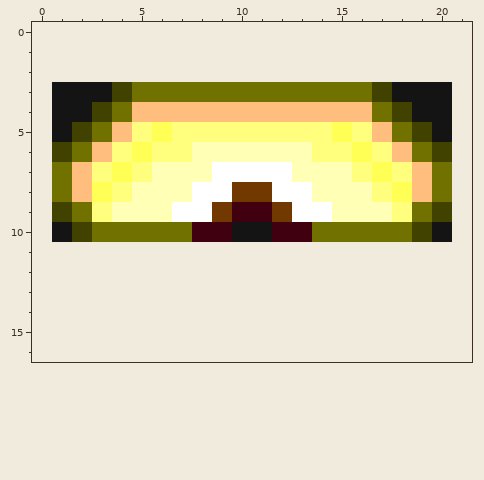
Two states of a pixel-art file, Spaders/assets/original/ship_bullet_1.ase. Above: the version before the commit.
20x8 pixels, 1 frame. The old version is drawn lined up with the new one, on the new canvas.
Now the later version:
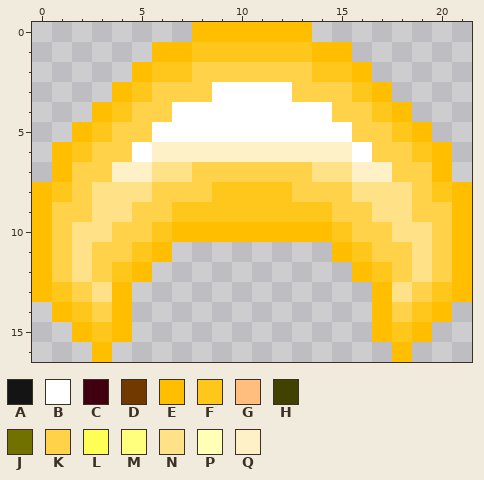
Palette (. is transparent): A #141414  B #ffffff  C #410010  D #713800  E #ffbe00  F #ffc61c  G #ffbe7d  H #414100  J #717100  K #ffd24a  L #ffff55  M #ffff7d  N #ffe187  P #ffffb6  Q #fff1c7
Changes in this commit:
canvas 20x8 -> 22x17, the old top-left corner now at 1,3
Changed rows in their new state; - is an unchanged pixel.
first column x 0:
 0 --------EEEEEE--------
 1 ------EEFFFFFFEE------
 2 -----EFFKKKKKKFFE-----
 3 -...EFKKKBBBBKKKFE...-
 4 -..EFKKBBBBBBBBKKFE..-
 5 -.EFKKBBBBBBBBBBKKFE.-
 6 -EFKKBQQQQQQQQQQBKKFE-
 7 -EKKQQNNKKKKKKNNQQKKE-
 8 EFKNNNKKKFFFFKKKNNNKFE
 9 EKKNNKKFFFFFFFFKKNNKKE
10 EKNNKKFEEEEEEEEFKKNNKE
11 EKNKKFE--------EFKKNKE
12 EKNKFE----------EFKNKE
13 EFKNE------------ENKFE
14 -EFKE------------EKFE-
15 --EFE------------EFE--
16 ---E--------------E---
